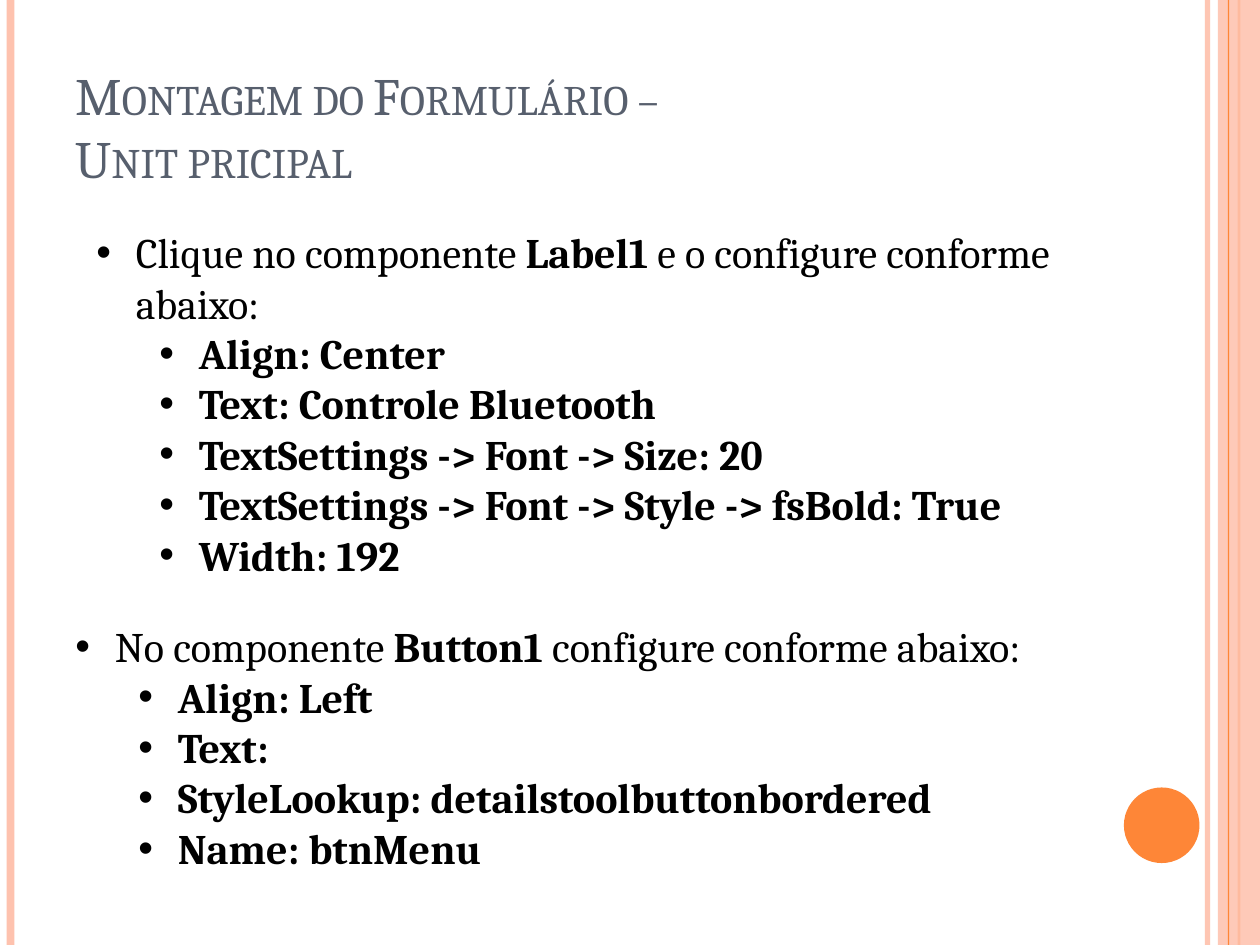
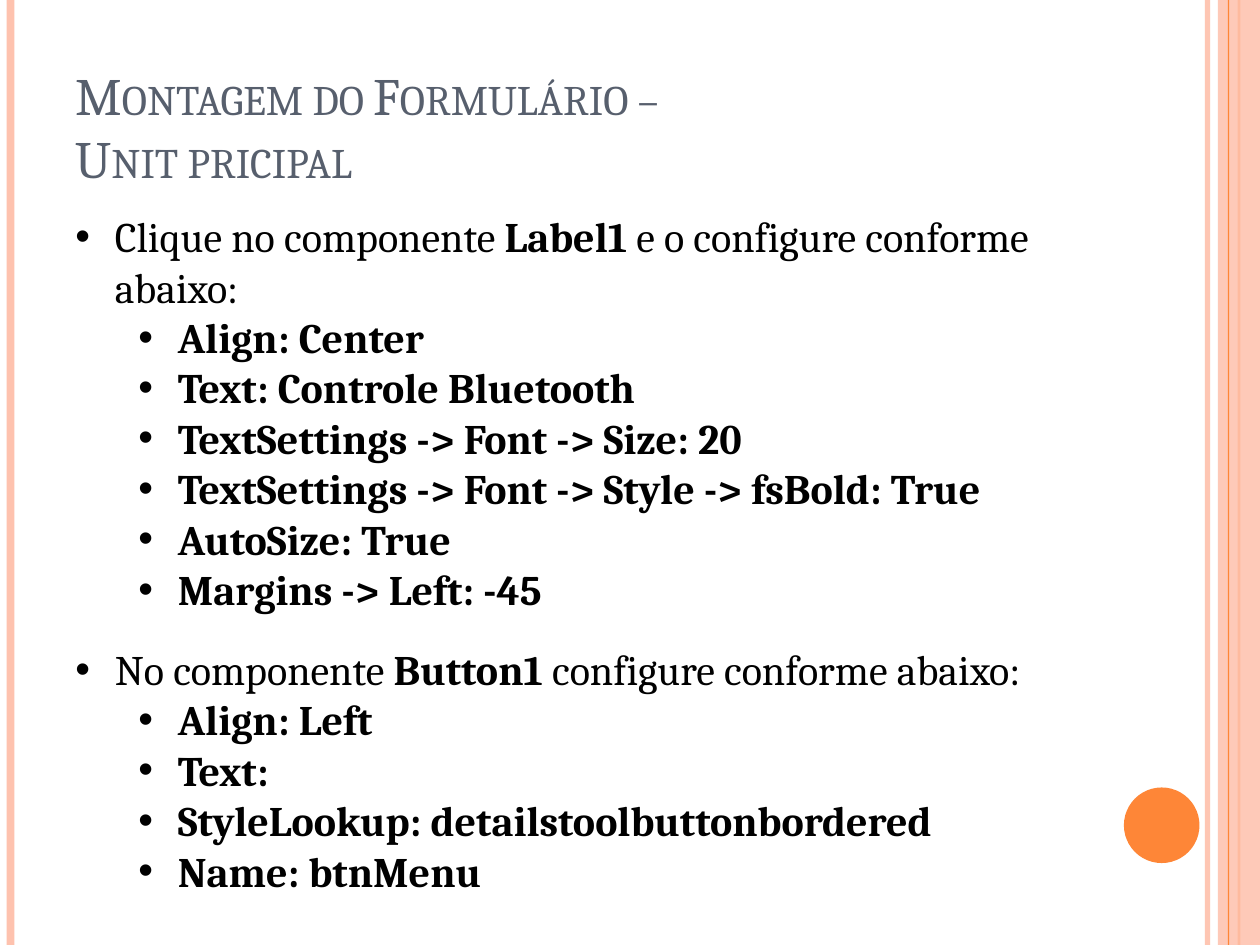
Before and after one commit to igorscandido/Conexao-Bluetooth-usando-Delphi, a slide deck: slide 6 of Stuff/Conexão Bluetooth usando Delphi.pptx. Drawn at 1260x945 pixels with LibreOffice and Linux fonts; fonts in the diff are those of the drawing. Boxes give left, top, right and bottom in pixels: in the first picture for what was removed or moved away, otherwise in the second. Text is boxed around its words. In the diff, an @@ line names an element or a change of style, - is before the commit and + after.

```diff
--- a/Stuff/Conexão Bluetooth usando Delphi.pptx
+++ b/Stuff/Conexão Bluetooth usando Delphi.pptx
@@ text "Clique no componente Label1 e ...": place and size @@
-text "Clique no componente Label1 e ..." at [136,238,1049,572]
+text "Clique no componente Label1 e ..." at [115,222,1028,615]
@@ text at [178,526,541,615]: text changed @@
-  • Width: 192
+  • AutoSize: True
+  • Margins -> Left: -45
@@ text "No componente Button1 configure conforme ...": place and size @@
-text "No componente Button1 configure conforme ..." at [115,632,1021,865]
+text "No componente Button1 configure conforme ..." at [115,655,1021,888]
```
Also in this commit, not shown: 16 slides added, 32 other files.
